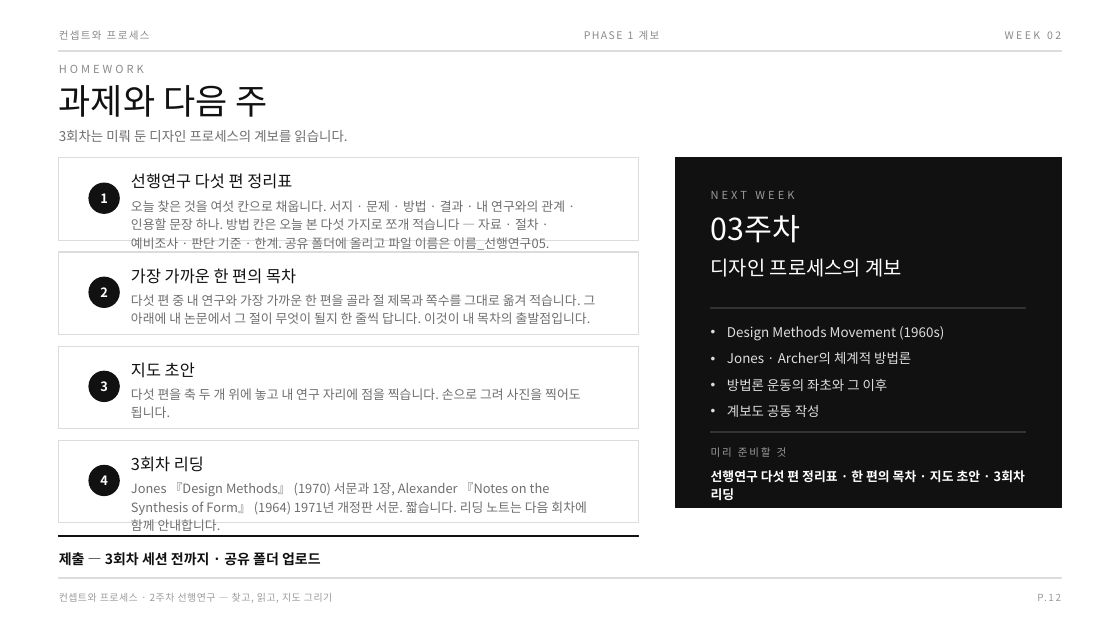
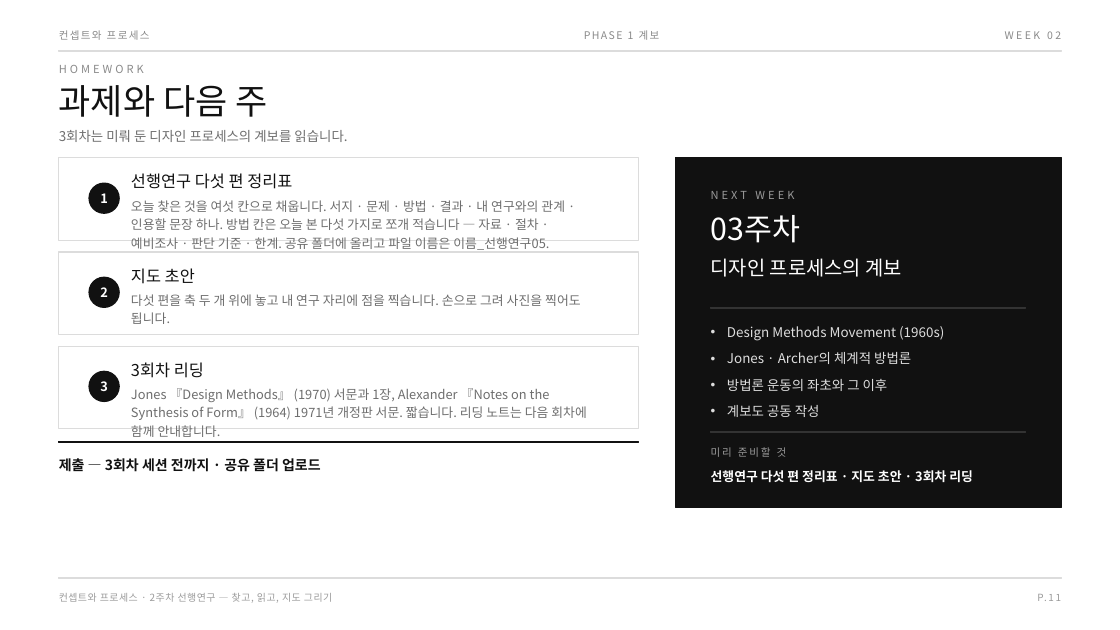
Before and after one commit to design-eng/MIN.D, a slide deck: slide 16 of dist/weeks-대학원/컨셉트와프로세스_02주차_선행연구.pptx (slide 18 before the commit). Drawn at 1120x630 pixels with LibreOffice and Linux fonts; fonts in the diff are those of the drawing. Boxes give left, top, right and bottom in pixels: in the first picture for what was removed or moved away, otherwise in the second. Text is boxed around its words. In the diff, an @@ line names an element or a change of style, - is before the commit and + after.

```diff
--- a/dist/weeks-대학원/컨셉트와프로세스_02주차_선행연구.pptx
+++ b/dist/weeks-대학원/컨셉트와프로세스_02주차_선행연구.pptx
@@ text removed at [131,268,296,284] @@
-가장 가까운 한 편의 목차
@@ text removed at [131,294,596,324] @@
-다섯 편 중 내 연구와 가장 가까운 한 편을 골라 절 제목과 쪽수를 그대로 옮겨 적습니다. 그 아래에 내 논문에서 그 절이 무엇이 될지 한 줄씩 답니다. 이것이 내 목차의 출발점입니다.
@@ 5 texts, 1 rectangle: place and size @@
-5 texts, 1 rectangle at [59,362,639,569]
+5 texts, 1 rectangle at [59,268,639,475]
@@ rectangle removed at [59,440,639,523] @@
@@ ellipse removed at [89,465,119,496] @@
@@ text removed at [100,475,108,485] @@
-4
@@ text at [711,470,973,482]: text changed @@
-선행연구 다섯 편 정리표 · 한 편의 목차 · 지도 초안 · 3회차 리딩
+선행연구 다섯 편 정리표 · 지도 초안 · 3회차 리딩
```
Also in this commit, not shown: 9 other slides changed, 2 slides removed, 9 other files.
